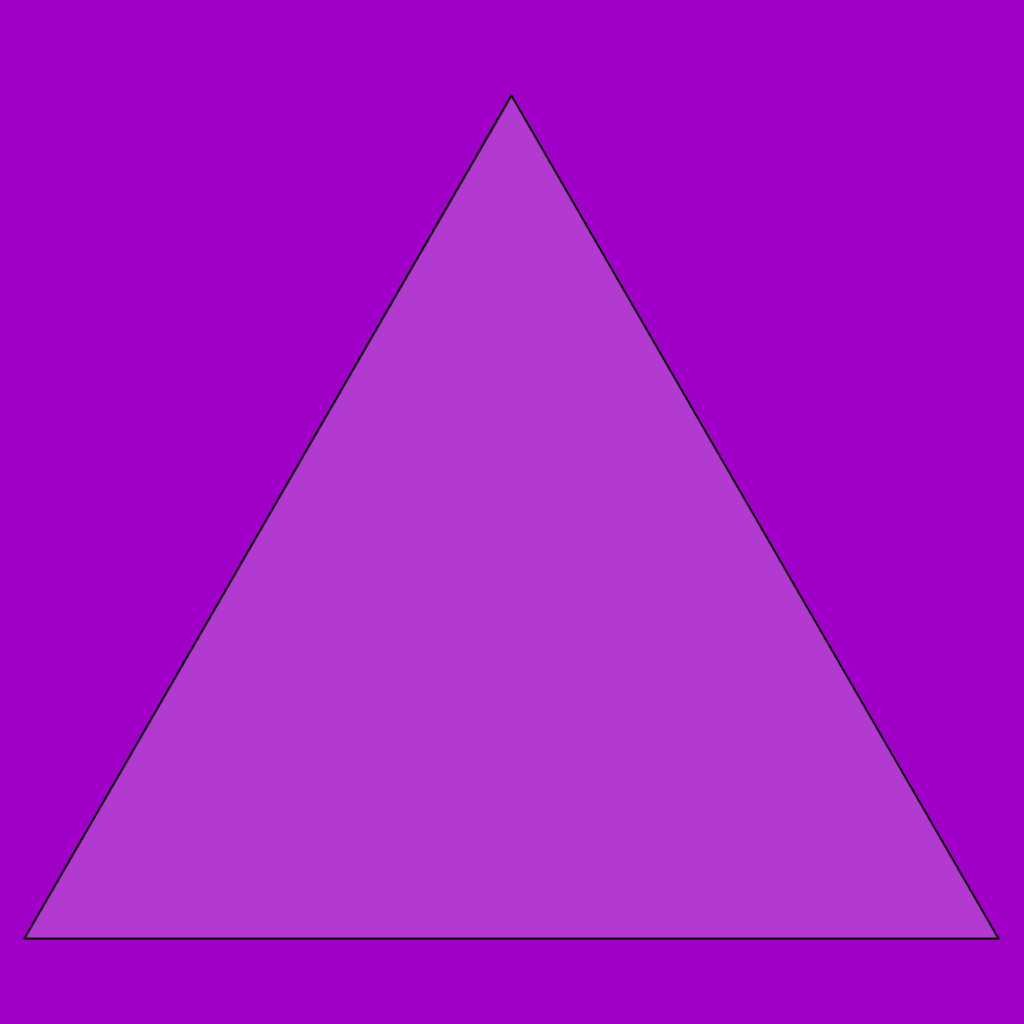
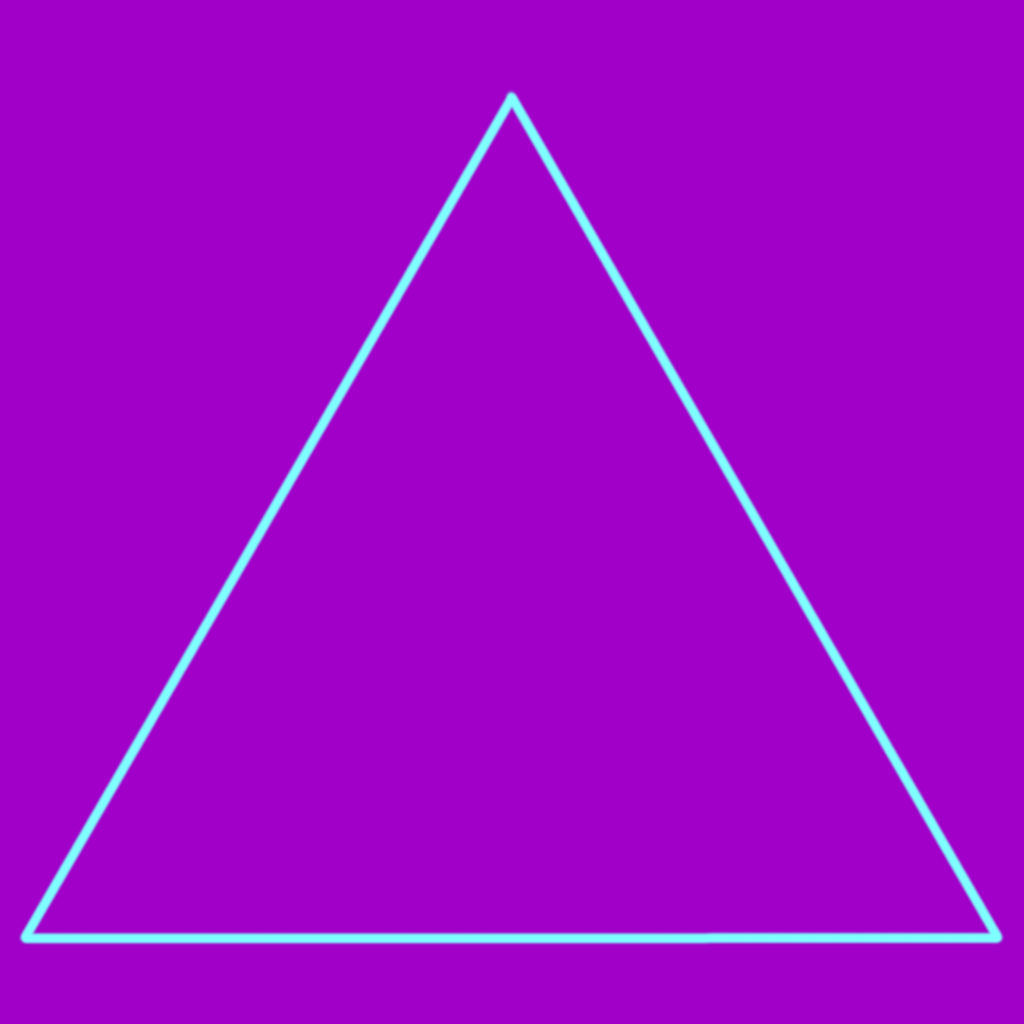
Comparing the layer stacks of the two 1024×1024 images. Changes:
painted on "tetrahedron.png" over <box>18,89,1005,945</box>
